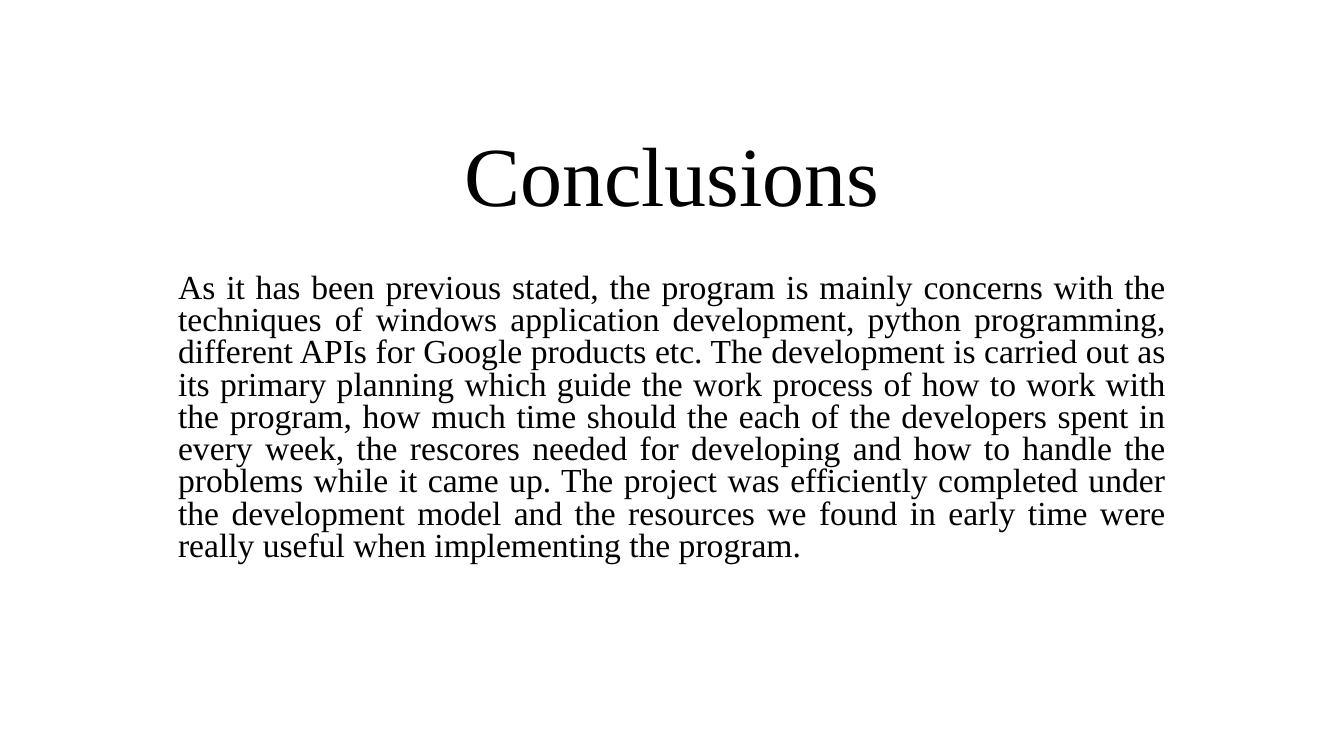
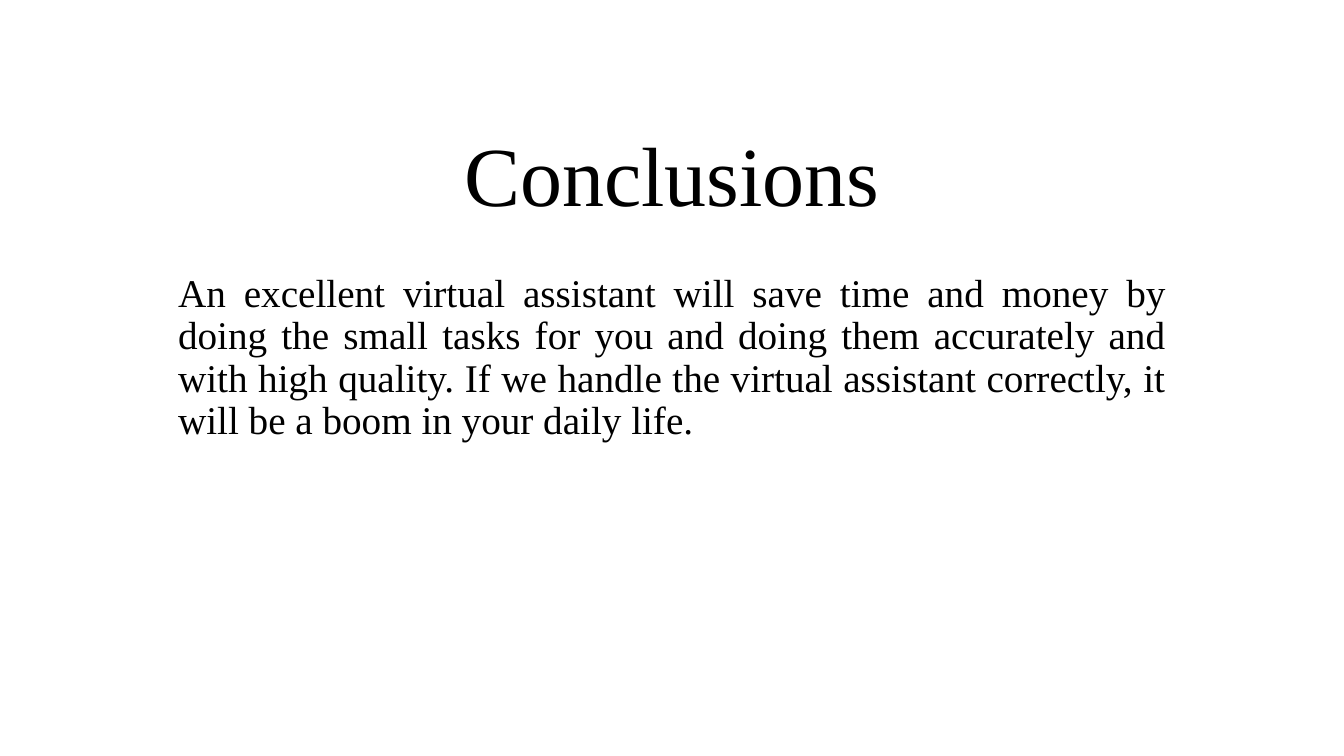
Before and after one commit to yogesh2104/miniProject, a slide deck: slide 14 of Documentation/DESKTOP PERSONAL ASSISTANT.pptx (slide 13 before the commit). Drawn at 1344x756 pixels with LibreOffice and Linux fonts; fonts in the diff are those of the drawing. Boxes give left, top, right and bottom in pixels: in the first picture for what was removed or moved away, otherwise in the second. Text is boxed around its words. In the diff, an @@ line names an element or a change of style, - is before the commit and + after.

```diff
--- a/Documentation/DESKTOP PERSONAL ASSISTANT.pptx
+++ b/Documentation/DESKTOP PERSONAL ASSISTANT.pptx
@@ subtitle at box(178, 279, 1166, 441): text changed; size 24 to 28 pt @@
-As it has been previous stated, the program is mainly concerns with the techniques of windows application development, python programming, different APIs for Google products etc. The development is carried out as its primary planning which guide the work process of how to work with the program, how much time should the each of the developers spent in every week, the rescores needed for developing and how to handle the problems while it came up. The project was efficiently completed under the development model and the resources we found in early time were really useful when implementing the program.
+An excellent virtual assistant will save time and money by doing the small tasks for you and doing them accurately and with high quality. If we handle the virtual assistant correctly, it will be a boom in your daily life.
```
Also in this commit, not shown: 6 other slides changed, 1 slide added, 1 other file.
